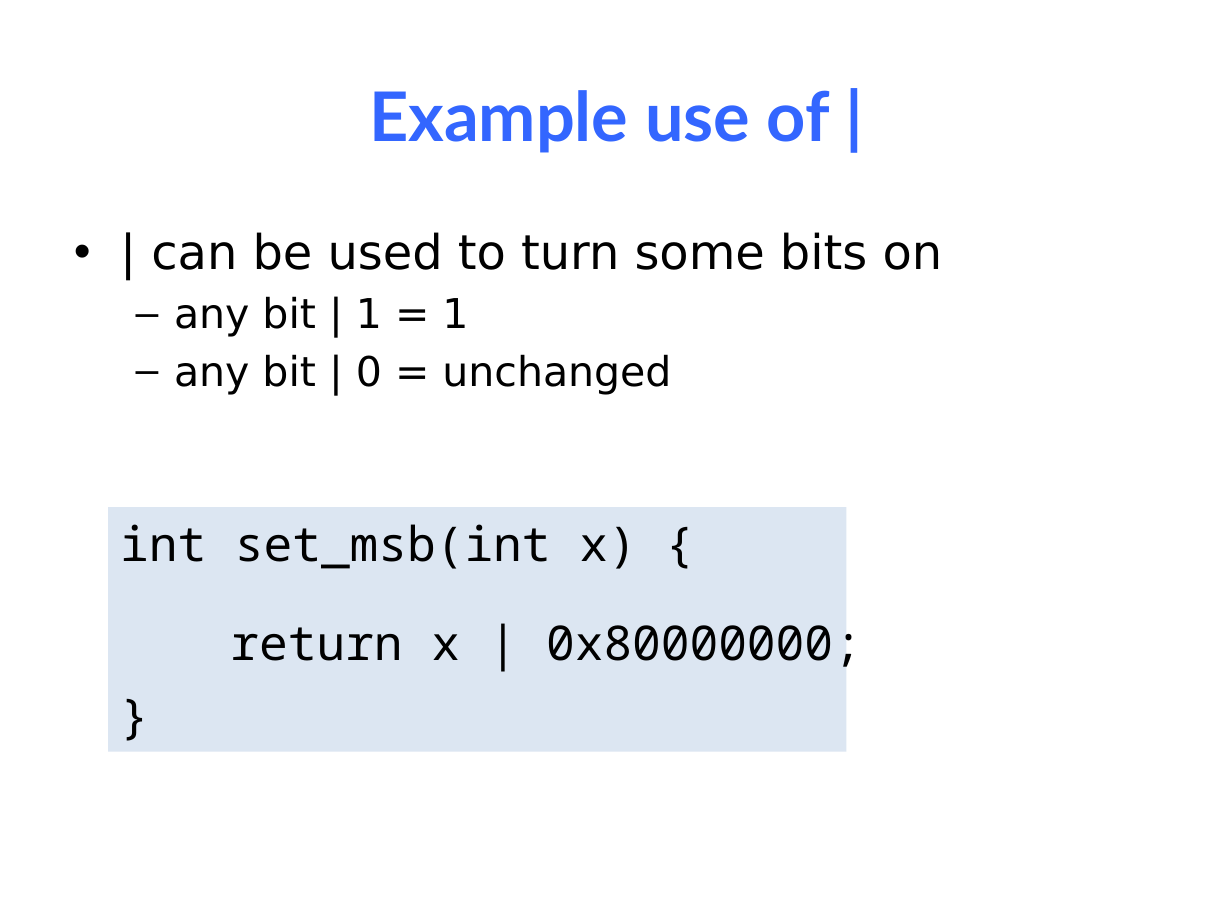
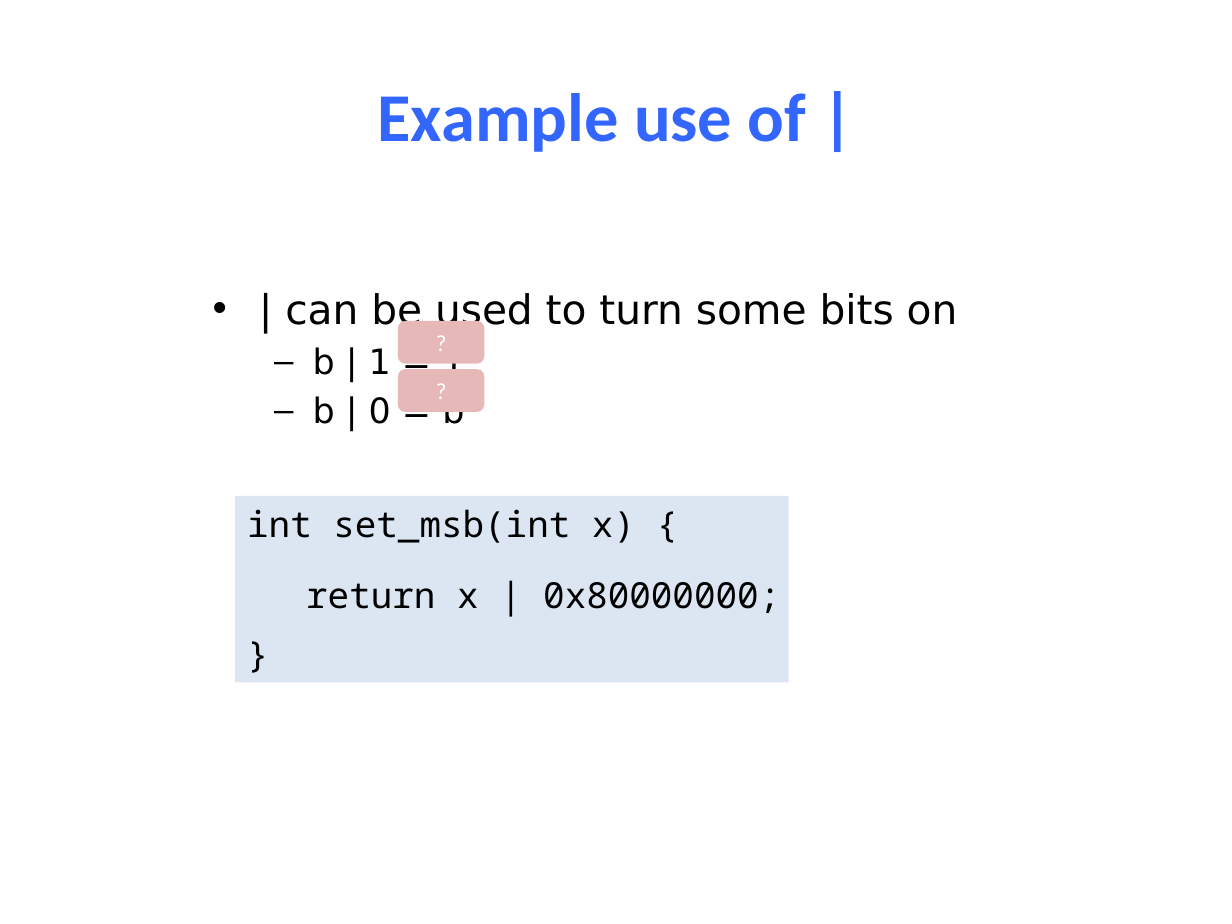
Before and after one commit to NYU-CSO/nyu-cso.github.io, a slide deck: slide 18 of notes/04-C_Basics.pptx (slide 23 before the commit). Drawn at 1232x924 pixels with LibreOffice and Linux fonts; fonts in the diff are those of the drawing. Boxes give left, top, right and bottom in pixels: in the first picture for what was removed or moved away, otherwise in the second. Text is boxed around its words. In the diff, an @@ line names an element or a change of style, - is before the commit and + after.

```diff
--- a/notes/04-C_Basics.pptx
+++ b/notes/04-C_Basics.pptx
@@ title "Example use of |" at box(378, 93, 806, 152): font Lato to Calibri @@
@@ text "| can be used to ...": place and size @@
-text "| can be used to ..." at box(151, 232, 943, 395)
+text "| can be used to ..." at box(285, 293, 958, 431)
@@ text at box(285, 293, 958, 332): size 28 to 23.8 pt in "| can be used to turn some ..." @@
@@ rounded rectangle added at box(398, 322, 484, 365), fill #E6B9B8, 13.5 pt, text #FFFFFF @@
+?
@@ text at box(313, 347, 464, 431): text changed; size 24 to 20.4 pt @@
-  – any bit | 1 = 1
-  – any bit | 0 = unchanged
+  – b | 1 = 1
+  – b | 0 = b
@@ rounded rectangle added at box(398, 370, 484, 413), fill #E6B9B8, 13.5 pt, text #FFFFFF @@
+?
@@ rectangle "int set_msb(int x) {" at box(235, 495, 788, 681): size 28 to 21 pt @@
@@ rectangle "int set_msb(int x) {": place and size @@
-rectangle "int set_msb(int x) {" at box(108, 508, 846, 753)
+rectangle "int set_msb(int x) {" at box(235, 495, 788, 681)
@@ text "return x | 0x80000000;": place and size @@
-text "return x | 0x80000000;" at box(230, 625, 862, 667)
+text "return x | 0x80000000;" at box(306, 582, 780, 613)
@@ text "return x | 0x80000000;" at box(306, 582, 780, 613): size 28 to 21 pt @@
```
Also in this commit, not shown: 36 other slides changed, 7 slides added, 12 slides removed, 3 other files.
